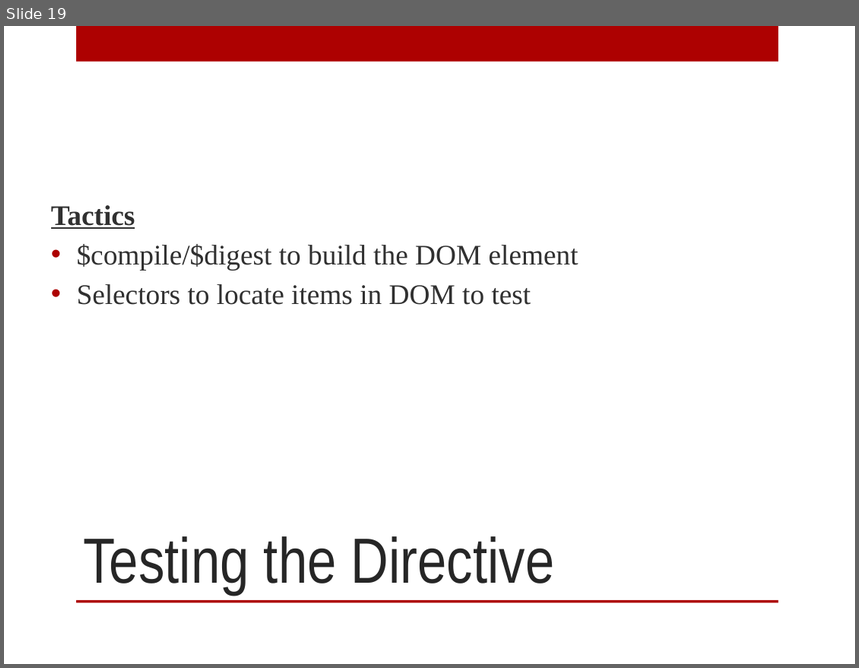
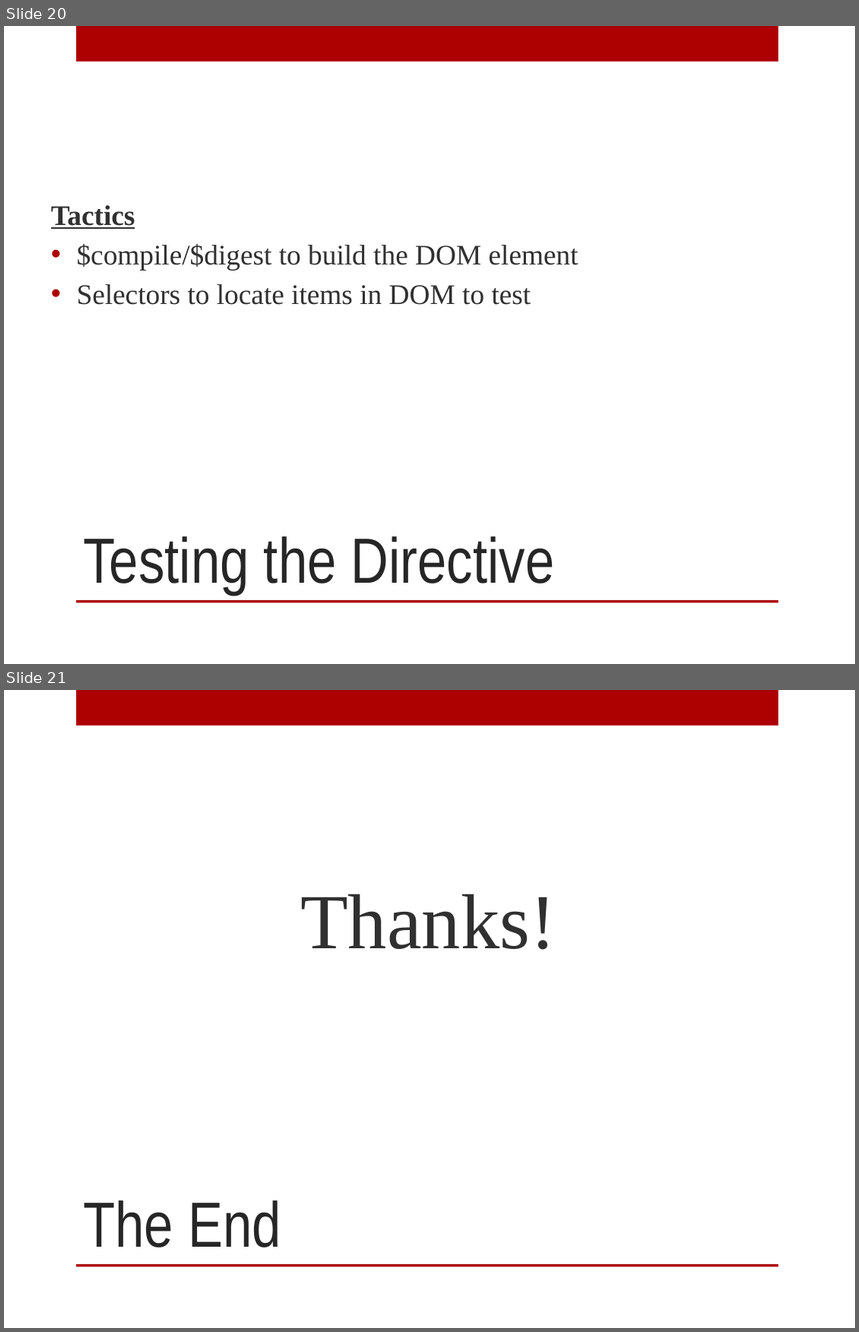
Before and after one commit to kennbrodhagen/angular-github-view, a slide deck: AngularJS Unit Testing.pptx. Shown one above the other, each under a label of ours: slide 19 before the commit, slides 20 and 21 after it. The pictures are 859x668 and 859x1332 pixels, drawn with LibreOffice and Linux fonts; fonts in the diff are those of the drawing; background and template pictures are left out. Boxes give left, top, right and bottom in pixels: in the first picture for what was removed or moved away, otherwise in the second. Text is boxed around its words. In the diff, an @@ line names an element or a change of style, - is before the commit and + after.

Commit message:
Added thanks & inspiration slide.

```diff
--- a/AngularJS Unit Testing.pptx
+++ b/AngularJS Unit Testing.pptx
@@ slide 21 added at [4,690,855,1328], background picture (left out); not listed: 2 template elements that a slide beside it also shows @@
@@ text added at [300,894,556,950], 66 pt, text #303030 @@
+Thanks!
@@ title added at [84,1201,281,1248], 54 pt, text #262626 @@
+The End
@@ what was slide 19 is now slide 20 @@
```
Also in this commit, not shown: 1 slide changed, 1 other slide added.
